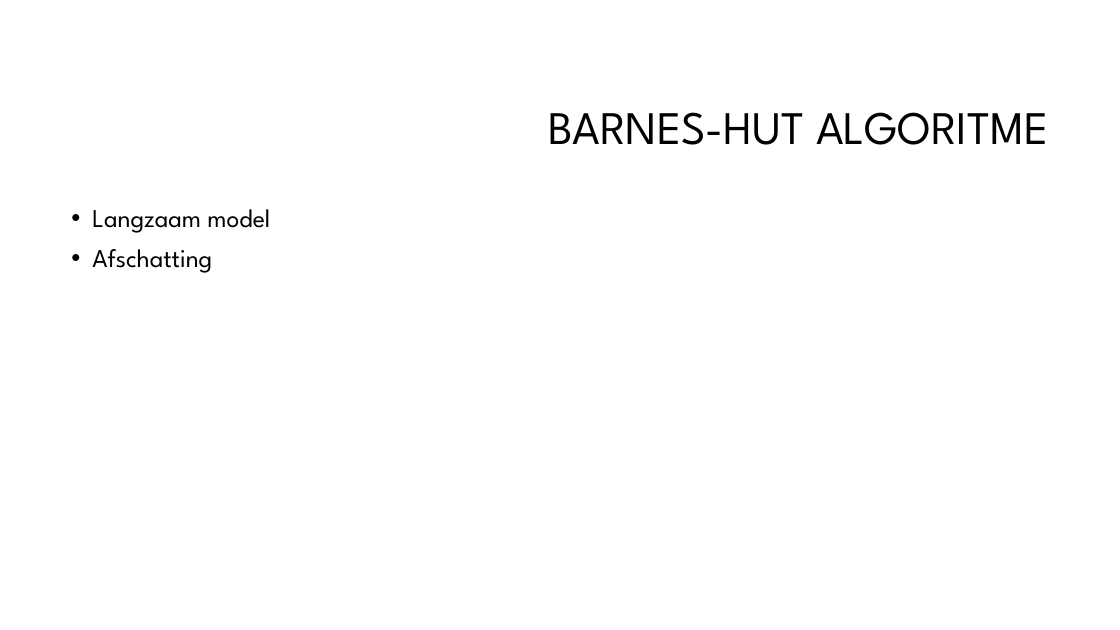
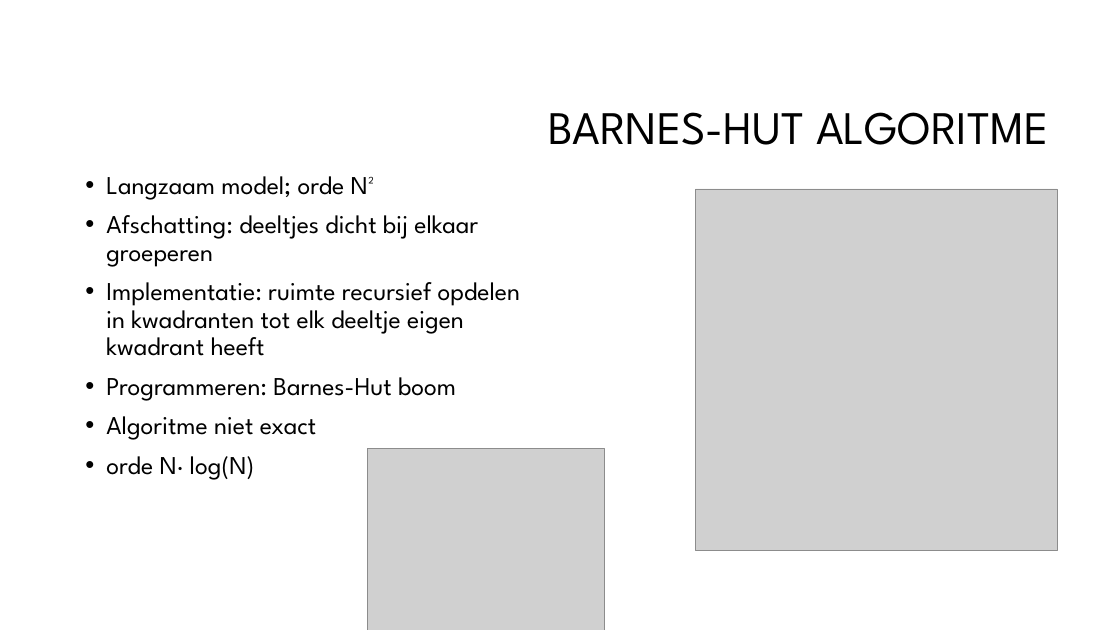
Before and after one commit to CBarendrecht/mod2b, a slide deck: slide 6 of Presentatie/Presentatie.pptx. Drawn at 1120x630 pixels with LibreOffice and Linux fonts; fonts in the diff are those of the drawing; grey boxes stand for pictures; background and template pictures are left out. Boxes give left, top, right and bottom in pixels: in the first picture for what was removed or moved away, otherwise in the second. Text is boxed around its words. In the diff, an @@ line names an element or a change of style, - is before the commit and + after.

```diff
--- a/Presentatie/Presentatie.pptx
+++ b/Presentatie/Presentatie.pptx
@@ text at bbox=[106, 176, 520, 480]: text changed @@
-• Langzaam model
-• Afschatting
+• Langzaam model; orde N²
+• Afschatting: deeltjes dicht bij elkaar groeperen
+• Implementatie: ruimte recursief opdelen in kwadranten tot elk deeltje eigen kwadrant heeft
+• Programmeren: Barnes-Hut boom
+• Algoritme niet exact
+• orde N· log(N)
@@ picture added at bbox=[696, 189, 1057, 550] @@
@@ picture added at bbox=[367, 448, 604, 630] @@
```
Also in this commit, not shown: 1 other slide changed, 1 slide added.
